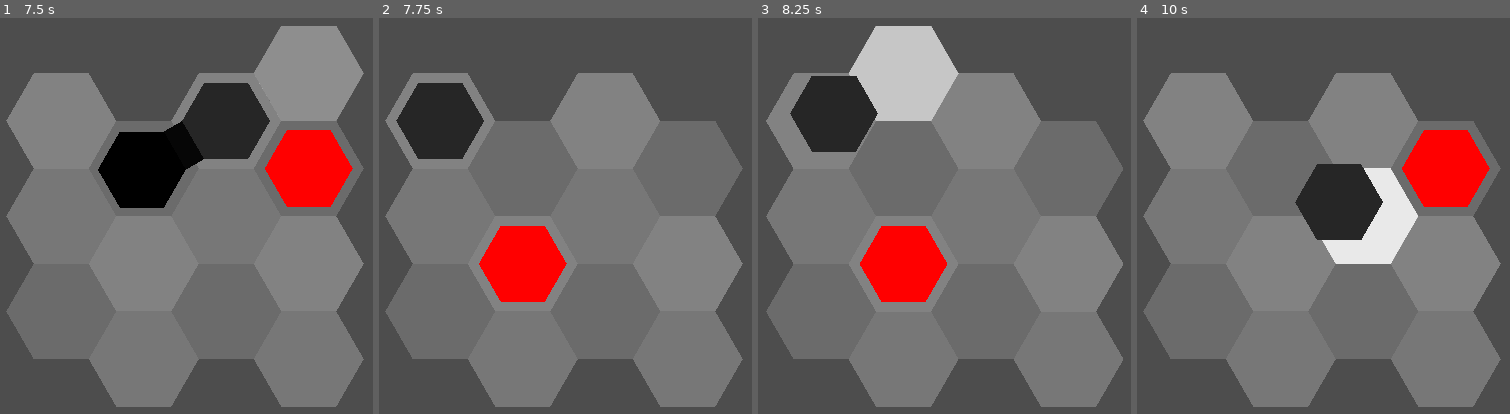
Above: before the commit, frames 1-4 (left to right).
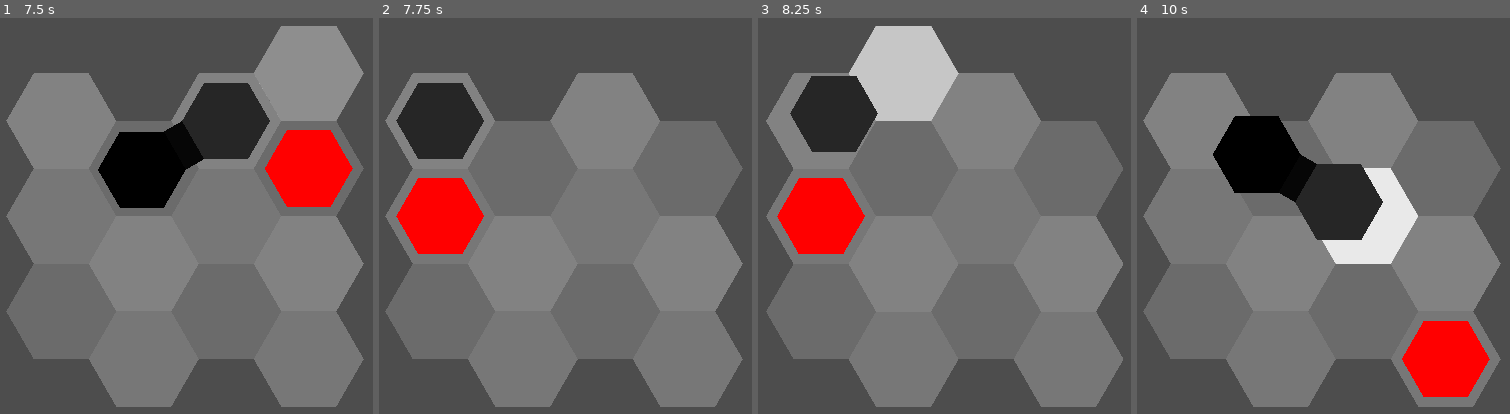
Above: after the commit, the same moments.

Repository: redpebble/sneksagon
Game: Godot game, scene res://scenes/map.tscn
Two runs of this game, one before a commit and one after it. Both use one fixed random seed, a clock stepped at 60 frames per second and the inputs below. Sound files missing from this copy of the repository are replaced by a short silence.
Inputs (mouse positions are in pixels of both pictures, inside the frame that each line leads up to):
- Up to frame 1 (7.5 s): tap Enter at 0.5 s; move the mouse to (317, 208) at 0.52 s; press the mouse at (317, 208) at 0.53 s; hold D (down-right) 0.53-1.28 s; move the mouse to (63, 271) at 1.27 s; release the mouse at (63, 271) at 1.28 s; hold S (down) 1.28-2.03 s; click (63, 271) at 1.35 s; move the mouse to (246, 109) at 2.02 s; press the mouse at (246, 109) at 2.03 s; hold D (down-right) 2.03-2.78 s; move the mouse to (156, 358) at 2.77 s; release the mouse at (156, 358) at 2.78 s; hold W (up) 2.78-3.53 s; click (156, 358) at 2.85 s; move the mouse to (365, 330) at 3.52 s; press the mouse at (365, 330) at 3.53 s; hold A (down-left) 3.53-5.03 s; move the mouse to (3, 148) at 4.27 s; release the mouse at (3, 148) at 4.28 s; click (3, 148) at 4.35 s; move the mouse to (216, 239) at 5.02 s; press the mouse at (216, 239) at 5.03 s; hold S (down) 5.03-5.78 s; move the mouse to (93, 89) at 5.77 s; release the mouse at (93, 89) at 5.78 s; hold D (down-right) 5.78-6.53 s; click (93, 89) at 5.85 s; move the mouse to (317, 208) at 6.52 s; press the mouse at (317, 208) at 6.53 s; hold W (up) 6.53-7.28 s; move the mouse to (63, 271) at 7.27 s; release the mouse at (63, 271) at 7.28 s; hold D (down-right) from 7.28 s (still down); click (63, 271) at 7.35 s
- Up to frame 2 (7.75 s): keep holding D (down-right)
- Up to frame 3 (8.25 s): tap Space at 8 s; move the mouse to (1004, 109) at 8.02 s; release D (down-right) at 8.03 s; press the mouse at (1004, 109) at 8.03 s; hold S (down) from 8.03 s (still down)
- Up to frame 4 (10 s): tap Enter at 8.75 s; move the mouse to (1293, 358) at 8.77 s; release S (down) at 8.78 s; release the mouse at (1293, 358) at 8.78 s; hold A (down-left) 8.78-9.53 s; click (1293, 358) at 8.85 s; tap Space at 9.5 s; move the mouse to (1502, 330) at 9.52 s; press the mouse at (1502, 330) at 9.53 s; hold W (up) from 9.53 s (still down)

Frame 1 is identical in both runs. In frame 2, 6.8% of the frame differs, in the area x 4-51%, y 40-72%; in frame 3, 6.8%; in frame 4, 11%, in the area x 20-95%, y 24-96%.

Commit message:
Fixed entity dictionary maintenance issue
Entries now properly erase if their array becomes empty.

Diff:
--- a/scenes/singleton/map_manager.gd
+++ b/scenes/singleton/map_manager.gd
@@ -60,7 +60,7 @@
 		for i in entity_array:
 			#print(i, " deleted")
 			i.queue_free()
-	entities.clear()
+	#entities.clear() #should not be necessary if entites is properly maintained
 
 # update entity data when moved
 func _on_hex_moved(hex : Hex, from_coords : Vector2, to_coords : Vector2):
@@ -74,13 +74,17 @@
 # remove entity at specified coordinates
 # defaults to using the hex's current coords
 func erase_entity(hex : Hex, coords : Vector2 = hex.grid_coords) -> void:
-	if entities.get(coords):
+	if entities.get(coords) != null:
+		#erase entity
 		if entities[coords].has(hex):
 			entities[coords].erase(hex)
 		else:
-			push_warning(str(hex) + " not found at coords " + str(coords))
+			push_warning(str(hex) + " entry not found at coords " + str(coords))
+		#clear dictionary entry entirely
 		if entities[coords].is_empty():
 			entities.erase(coords)
+	else:
+		push_warning("No record at coords " + str(coords) + ". During attempted deletion of " + str(hex))
 
 # record entity at specified coordinates
 func record_entity(hex : Hex, coords : Vector2):
